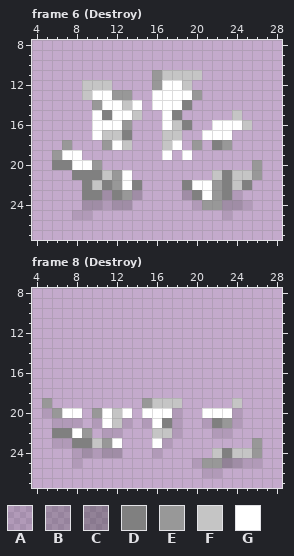
Pixel-art file -- game/The Slime King/Assets/Art/Environment/Props/bushA2.aseprite. Above, as it was before the edit.
32x32 pixels, 18 frames. Pixels under 10% opacity are left out. Colours within 5 levels of each other are drawn and written as one. Shown: frame 6 (Destroy): x 4..28, y 8..27; frame 8 (Destroy): x 4..28, y 8..27. The commit also changed other frames, which this record leaves out.
Palette (. is transparent): A #3f3f3f25  B #3f3f3f45  C #3f3f3f60  D #808080  E #989898  F #c5c5c5  G #ffffff
And afterwards:
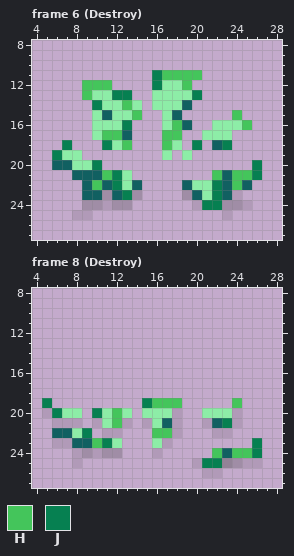
Colours new in this view: H #44c55b  J #068051
From old to new:
Colour D changes from #808080 to #116061.
Colour G changes from #ffffff to #8deda7.
Frame 6 (Destroy):
The author changed colour F to colour H in row 11 at x 17 to 20; in row 12 at x 9 to 11 and 19; in row 13 at x 9; in row 14 at x 13; in row 15 at x 14 and 24; in row 16 at x 18 and 25.
The author changed colour F to colour H in row 17 at x 11 to 12 and 17 to 18; in row 18 at x 13 and 17; in row 21 at x 11, 22 and 24 to 25; in row 22 at x 10 and 24.
The author changed colour E to colour J in rows 11 to 12 at x 16; in row 13 at x 12 to 13 and 20; in row 14 at x 10; in row 16 at x 13; in row 18 at x 7, 11, 20 and 23; in row 19 at x 6.
The author changed colour E to colour J in row 20 at x 10 and 26; in row 21 at x 12 and 26; in row 22 at x 12 and 22; in row 23 at x 13 and 22; in row 24 at x 21 to 22.
Frame 8 (Destroy):
The author changed colour F to colour H in row 19 at x 16 to 18 and 24; in rows 20 to 21 at x 12; in row 22 at x 16 to 17; in row 23 at x 10; in row 24 at x 22 and 24 to 25.
The author changed colour E to colour J in row 19 at x 5 and 15; in row 20 at x 6 and 10; in row 21 at x 23; in row 22 at x 9; in row 23 at x 11 and 26; in row 24 at x 26.
The author changed colour E to colour J in row 25 at x 21 to 22.
Pixel boxes of the changes (left, top, right, bottom) in both pictures:
changed: (52, 70, 262, 210)
changed: (42, 398, 262, 468)
